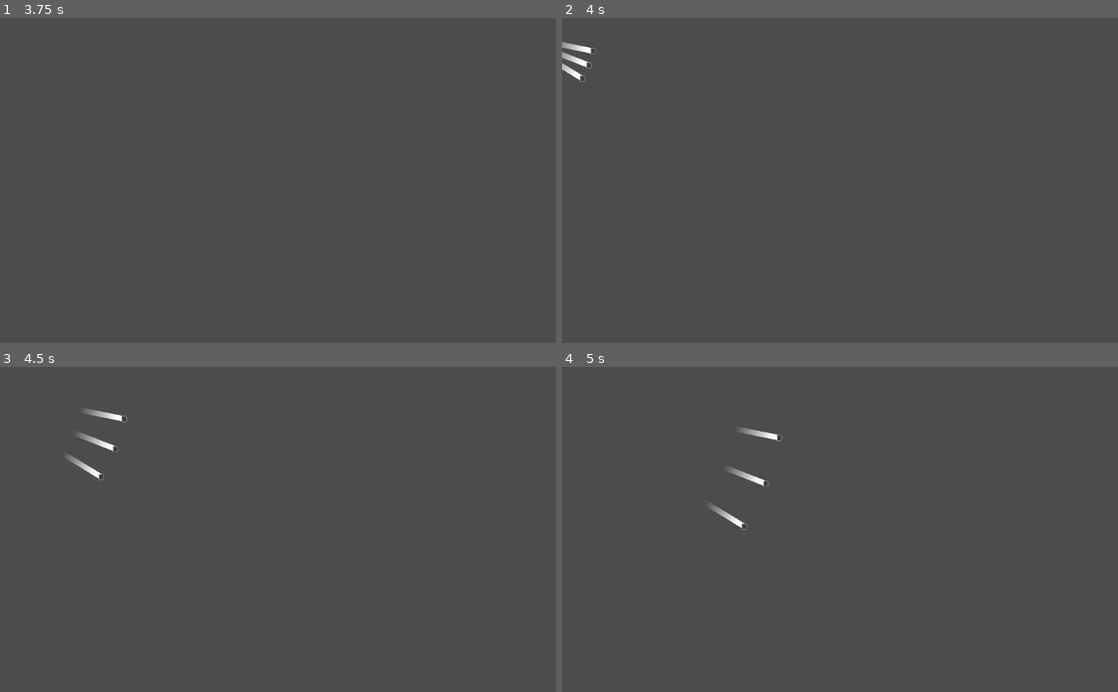
Above: before the commit, frames 1-4 (two rows, left to right).
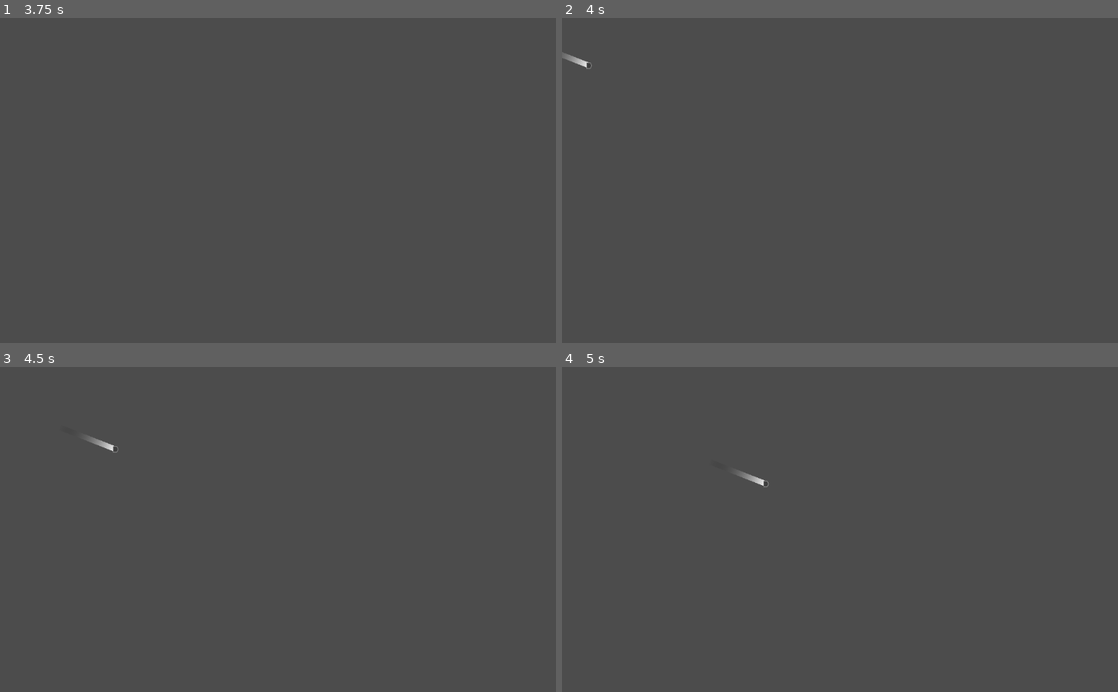
Above: after the commit, the same moments.

Repository: Salipoke/JOC_MLG
Game: Godot game, scene res://Pantalla.tscn
Two runs of this game, one before a commit and one after it. Both use one fixed random seed, a clock stepped at 60 frames per second and the inputs below.
Inputs (mouse positions are in pixels of both pictures, inside the frame that each line leads up to):
- Up to frame 1 (3.75 s): tap Enter at 0.5, 2, 3.5 s; move the mouse to (400, 164) at 0.52 s; hold S (Baixa) 0.53-1.28 s; tap Space at 1.25, 2.75 s; move the mouse to (166, 196) at 1.27 s; tap D (Dreta) at 1.35 s; move the mouse to (333, 109) at 2.02 s; hold A (Esquerra) 2.03-2.78 s; move the mouse to (250, 245) at 2.77 s; tap W (Puja) at 2.85 s; move the mouse to (444, 229) at 3.52 s; press the mouse at (444, 229) at 3.53 s
- Up to frame 2 (4 s): no input
- Up to frame 3 (4.5 s): move the mouse to (111, 480) at 4.27 s; release the mouse at (111, 480) at 4.28 s; tap S (Baixa) at 4.35 s
- Up to frame 4 (5 s): no input

Frame 1 is identical in both runs. In frame 2, 0.3% of the frame differs, in the area x 0-7%, y 7-20%; in frame 3, 0.4%, in the area x 11-23%, y 12-35%; in frame 4, 0.4%.

Commit message:
Compartit

Diff:
--- a/Personatge.tscn
+++ b/Personatge.tscn
@@ -10,7 +10,6 @@
 [node name="Movimiento" type="KinematicBody2D"]
 position = Vector2( 30, 30 )
 script = ExtResource( 2 )
-mode = 1
 
 [node name="CollisionShape2D" type="CollisionShape2D" parent="."]
 shape = SubResource( 2 )
--- a/Trail.tscn
+++ b/Trail.tscn
@@ -3,11 +3,11 @@
 [ext_resource path="res://Trail.gd" type="Script" id=1]
 
 [sub_resource type="Gradient" id=1]
-offsets = PoolRealArray( 0.237569, 0.861878 )
-colors = PoolColorArray( 0.972549, 0.972549, 0.972549, 0, 1, 1, 1, 1 )
+colors = PoolColorArray( 0, 0, 0, 0, 0.983425, 0.983425, 0.983425, 1 )
 
 [node name="Trail" type="Line2D"]
 z_index = -1
+default_color = Color( 0.4, 0.501961, 1, 1 )
 gradient = SubResource( 1 )
 script = ExtResource( 1 )
 trailLength = 20
